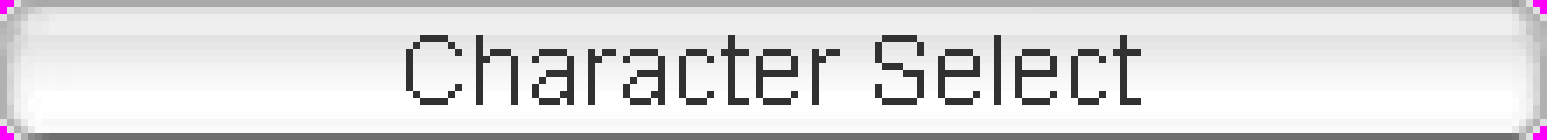
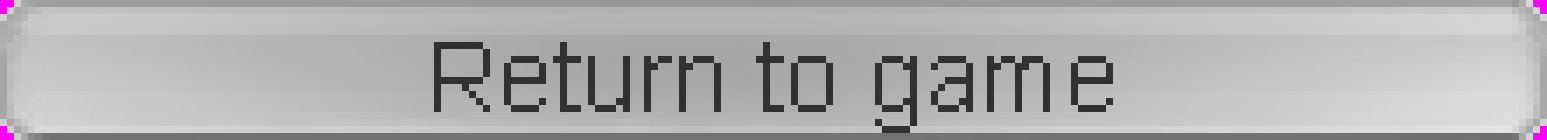
Two versions of the same layered image (1547 × 140). Layer-by-layer changes:
added layer "Transparent corners" above "Text (Right click -> Edit text on canvas, CTRL+A)" over [0, 0, 1547, 140]
renamed "Text (Right click -> Edit text on canvas, CTRL+A) #1" to "Text (Right click -> Edit text on canvas, CTRL+A)", hid it, painted on it over [406, 35, 1141, 126]
showed "Clicked text (r.click -> edit text)", painted on it over [406, 42, 1141, 133]
added layer "New Hover" above "Hover" over [0, 0, 1547, 140]
